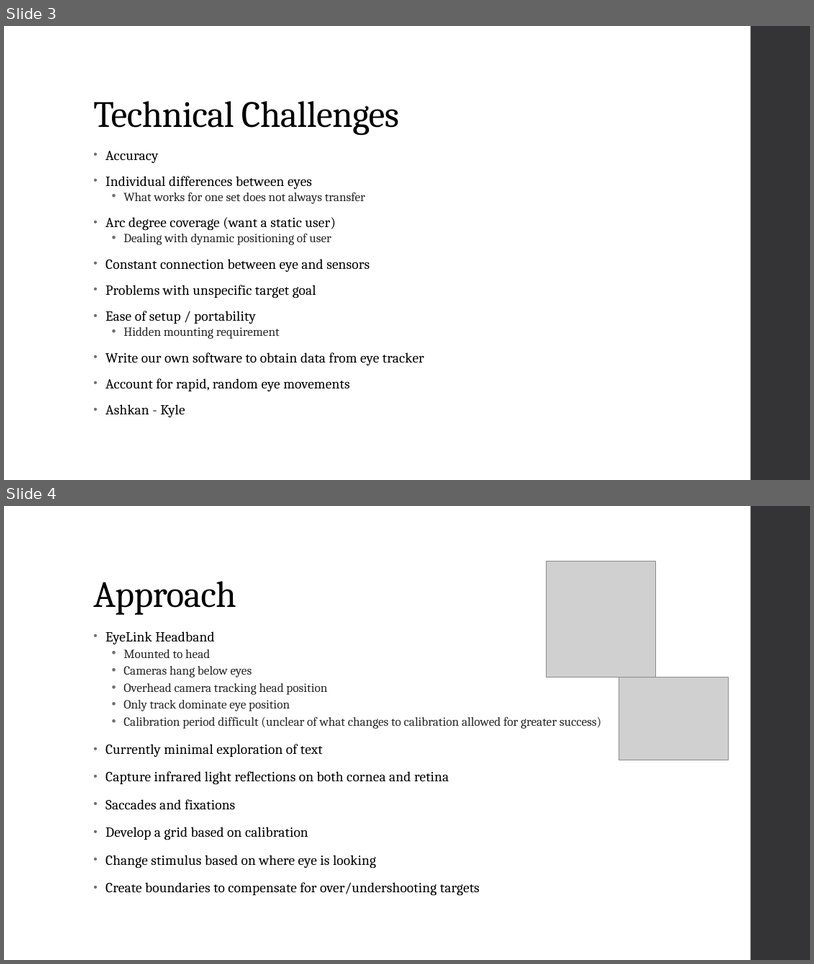
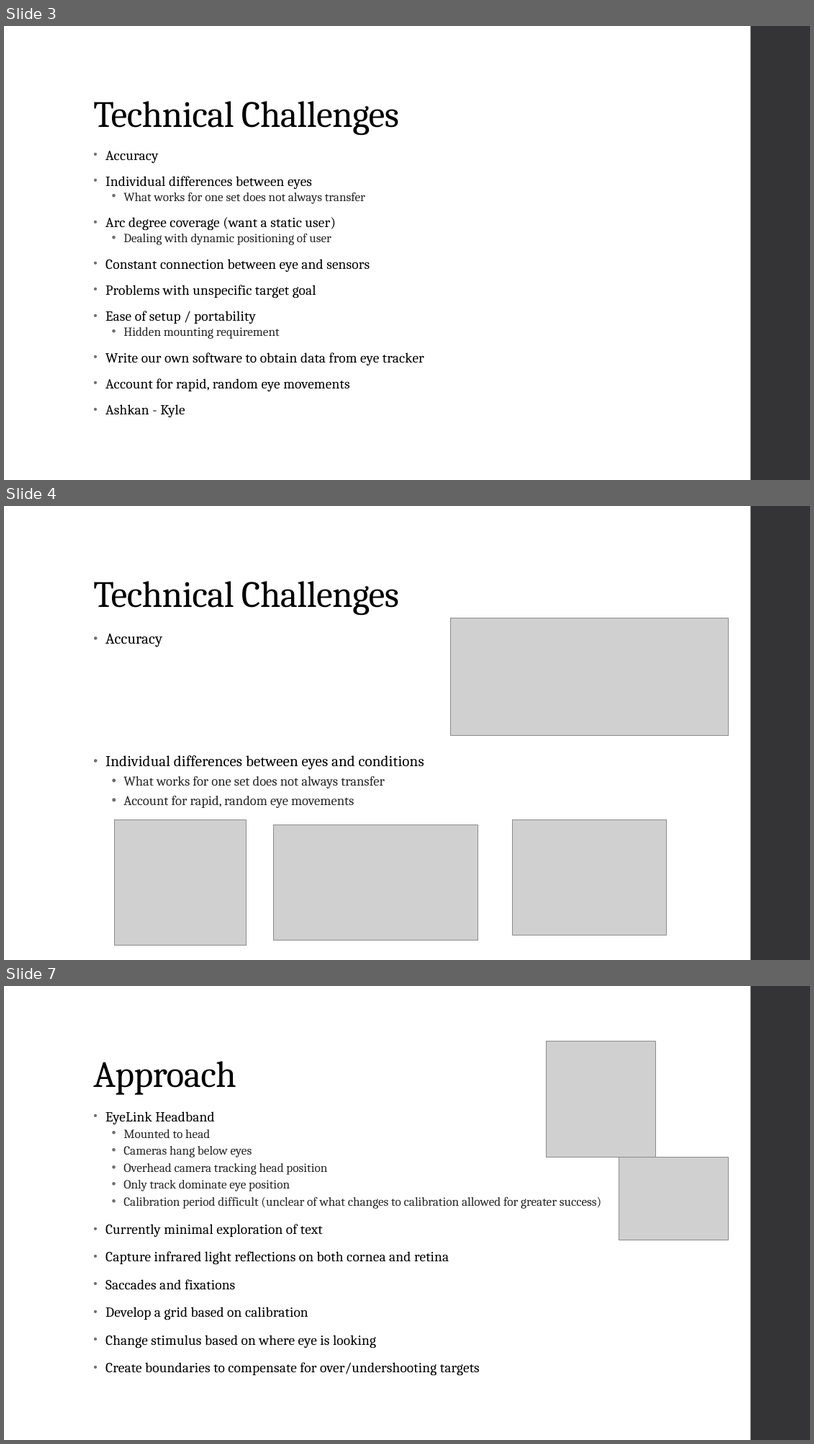
Before and after one commit to diederichk/StepCounter, a slide deck: ProposalPresentation/Proposal.pptx. Shown one above the other, each under a label of ours: slides 3 and 4 before the commit, slides 3, 4 and 7 after it; the slides between them are not shown. The pictures are 814x964 and 814x1444 pixels, drawn with LibreOffice and Linux fonts; fonts in the diff are those of the drawing; grey boxes stand for pictures. Boxes give left, top, right and bottom in pixels: in the first picture for what was removed or moved away, otherwise in the second. Text is boxed around its words. In the diff, an @@ line names an element or a change of style, - is before the commit and + after.

```diff
--- a/ProposalPresentation/Proposal.pptx
+++ b/ProposalPresentation/Proposal.pptx
@@ slide 4 added at [4, 506, 810, 960], background #FFFFFF; not listed: 1 template element that a slide beside it also shows @@
@@ title added at [93, 581, 399, 615], 44 pt, text #000000 @@
+Technical Challenges
@@ text added at [106, 633, 424, 808], 16 pt, text #262626 @@
+• Accuracy
+• Individual differences between eyes and conditions
+  • What works for one set does not always transfer
+  • Account for rapid, random eye movements
@@ picture added at [450, 618, 729, 735] @@
@@ picture added at [114, 819, 247, 945] @@
@@ picture added at [273, 825, 478, 940] @@
@@ picture added at [513, 819, 667, 935] @@
@@ what was slide 4 is now slide 7 @@
```
Also in this commit, not shown: 1 slide changed, 6 other slides added, 1 slide removed.
